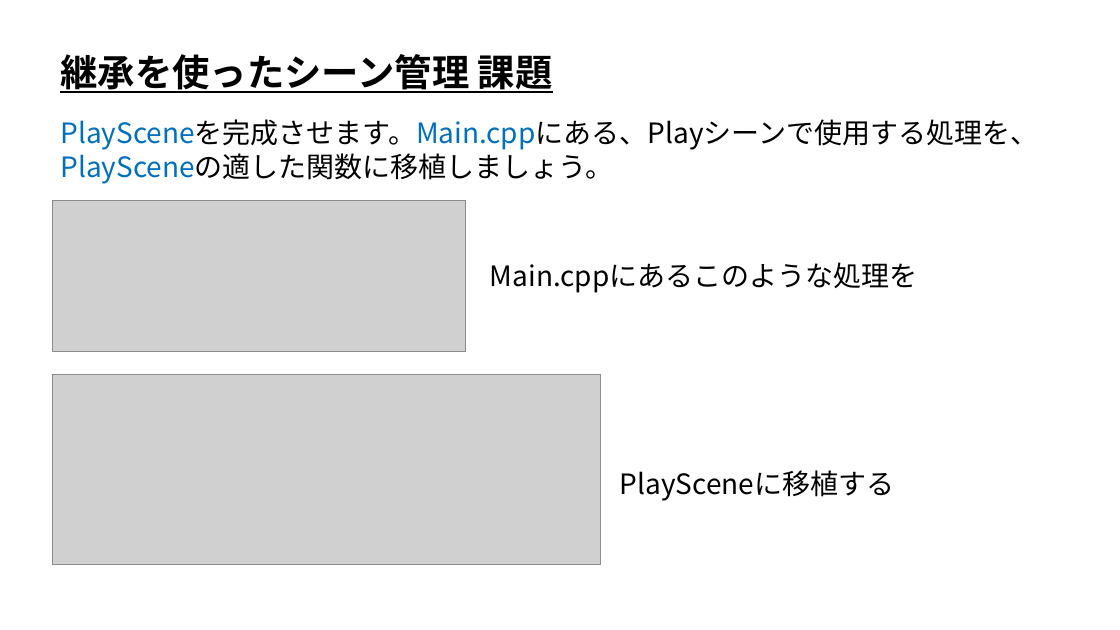
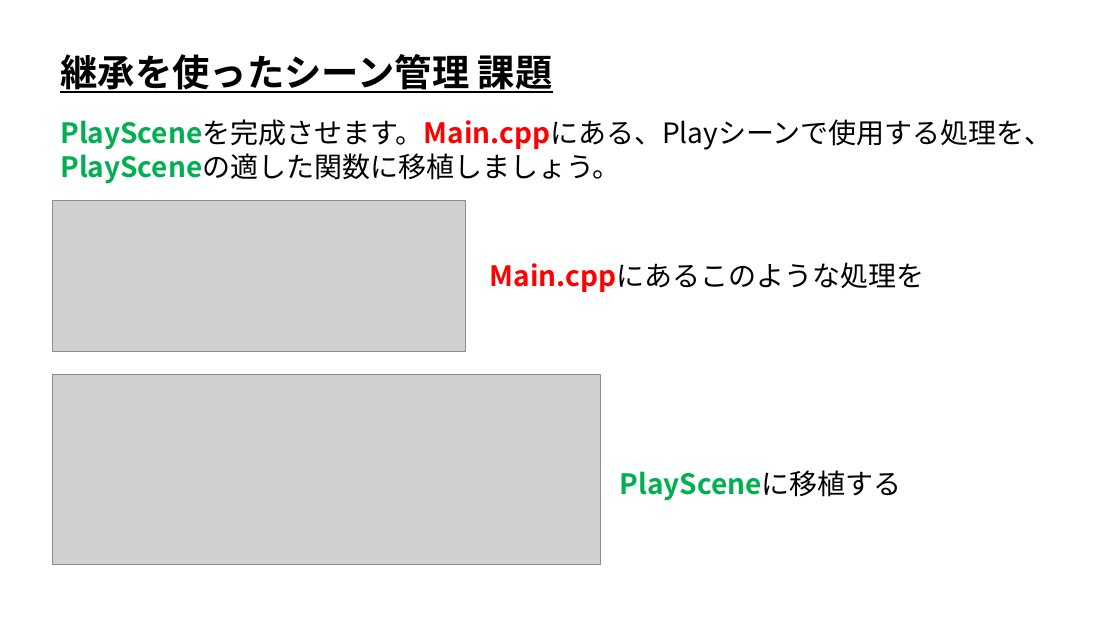
Before and after one commit to ArakiYusuke-Ohara/Textbook, a slide deck: slide 19 of ゲーム科2年/00_前期/ゲーム開発Ⅰ/14_継承を使ったシーン管理.pptx. Drawn at 1120x630 pixels with LibreOffice and Linux fonts; fonts in the diff are those of the drawing; grey boxes stand for pictures. Boxes give left, top, right and bottom in pixels: in the first picture for what was removed or moved away, otherwise in the second. Text is boxed around its words. In the diff, an @@ line names an element or a change of style, - is before the commit and + after.

```diff
--- a/ゲーム科2年/00_前期/ゲーム開発Ⅰ/14_継承を使ったシーン管理.pptx
+++ b/ゲーム科2年/00_前期/ゲーム開発Ⅰ/14_継承を使ったシーン管理.pptx
@@ text "PlaySceneを完成させます。Main.cppにある、Playシーンで使用する処理を、" at <box>60,119,1052,184</box>: text colour #0070C0 to #00B050, bold on in "PlaySceneを完成させます。Main.cppにある、Playシーンで使用する処理を、", "PlaySceneの適した関数に移植しましょう。"; text colour #0070C0 to #FF0000 in "PlaySceneを完成させます。Main.cppにある、Playシーンで使用する処理を、" @@
@@ text "Main.cppにあるこのような処理を" at <box>490,262,924,292</box>: text colour #000000 to #FF0000, bold on in "Main.cppにあるこのような処理を" @@
@@ text "PlaySceneに移植する" at <box>620,470,902,501</box>: text colour #000000 to #00B050, bold on in "PlaySceneに移植する" @@
```
Also in this commit, not shown: 17 other slides changed, 12 other files.
